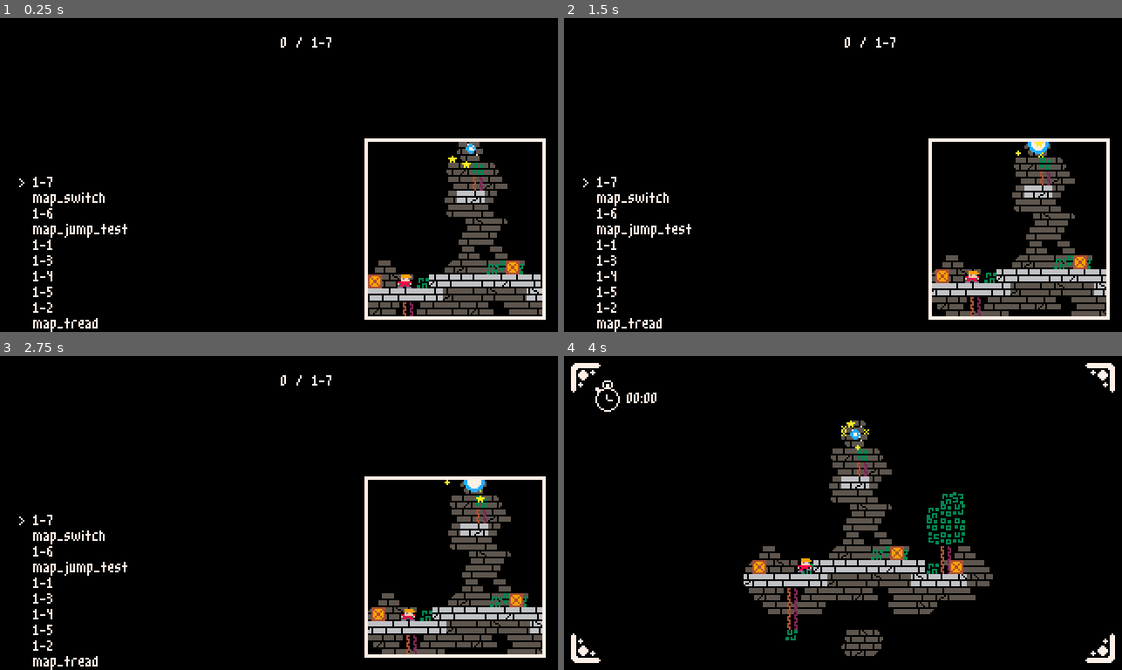
Above: before the commit, frames 1-4 (two rows, left to right).
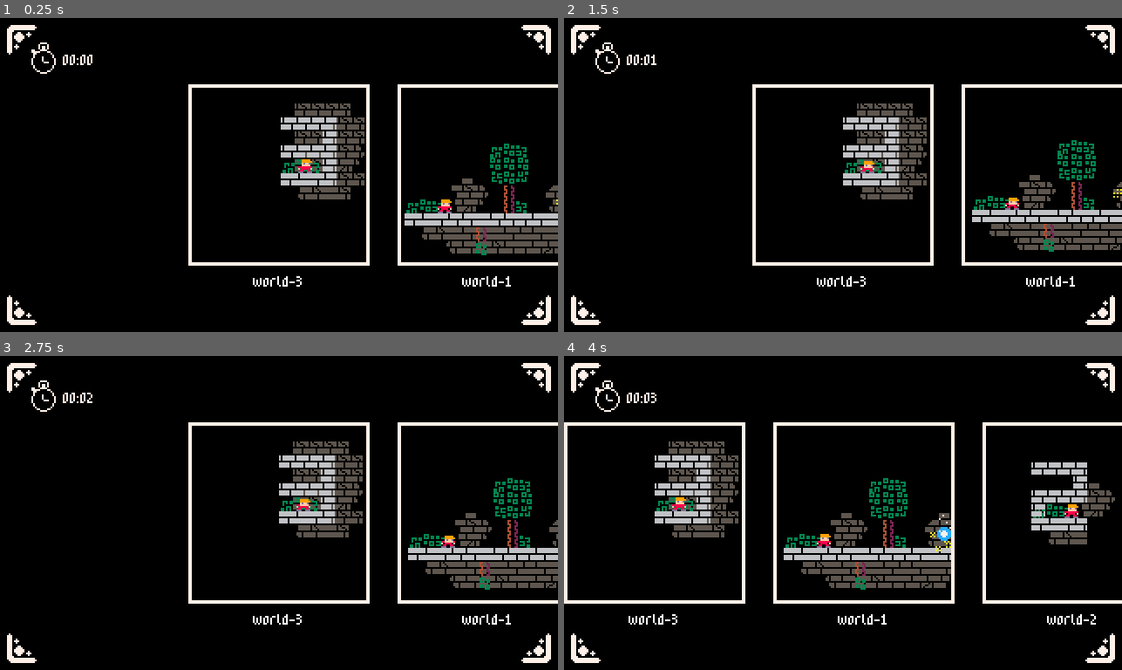
Above: after the commit, the same moments.

Repository: HarmonyHoney/tiny_crate
Game: Godot game, scene res://src/menu/select.tscn
Same seed, same stepped clock (60 frames per second), same inputs: the game is played once before the commit and once after it. Before the commit the project starts from res://src/menu/MapSelect.tscn.
Inputs (mouse positions are in pixels of both pictures, inside the frame that each line leads up to):
- Up to frame 1 (0.25 s): no input
- Up to frame 2 (1.5 s): tap Enter at 0.5 s; move the mouse to (965, 159) at 0.52 s; hold Right (right) 0.53-1.25 s; tap C (action) at 0.6 s; click (965, 159) at 0.67 s; tap X (jump) at 0.77 s; drag from (731, 190) to (815, 237) at 1.27 s
- Up to frame 3 (2.75 s): move the mouse to (334, 443) at 2.02 s; hold Left (left) from 2.03 s (still down); tap C (action) at 2.1 s
- Up to frame 4 (4 s): release Left (left) at 2.75 s; drag from (815, 575) to (675, 465) at 2.77 s; move the mouse to (1010, 560) at 3.52 s; hold Right (right) from 3.53 s (still down); tap C (action) at 3.6 s; tap X (jump) at 3.77 s

The runs differ from the first frame. In frame 1, 15% of the frame differs, in the area x 1-100%, y 2-100%; in frame 2, 15%; in frame 3, 15%; in frame 4, 17%, in the area x 0-100%, y 11-96%.

Commit message:
world/map select WIP

Diff:
--- a/project.godot
+++ b/project.godot
@@ -87,7 +87,7 @@
 [application]
 
 config/name="gdBox"
-run/main_scene="res://src/menu/MapSelect.tscn"
+run/main_scene="res://src/menu/select.tscn"
 config/icon="res://icon.png"
 
 [autoload]
--- a/src/menu/MapSelect.gd
+++ b/src/menu/MapSelect.gd
@@ -28,8 +28,6 @@
 			map_list += file_name.split(".")[0] + "\n"
 			file_name = dir.get_next()
 		dir.list_dir_end()
-
-
 	maps.append_array(map_list.split("\n", false))
 	label_list.text = map_list
 
--- /dev/null
+++ b/src/menu/select.gd
@@ -0,0 +1,59 @@
+extends Node2D
+var map_path := "res://src/menu/worlds/"
+#var map = "world-2"
+
+
+var screen : Control
+var screens : Control
+var cam : Camera2D
+var label : Label
+
+var maps = []
+
+var cursor = 0
+
+# Called when the node enters the scene tree for the first time.
+func _ready():
+	screens = $Control/Screens
+	cam = $Camera2D
+
+	screen = $Control/Screens/Screen.duplicate()
+	$Control/Screens/Screen.queue_free()
+
+	label = $Control/Label
+
+	maps = []
+	var dir = Directory.new()
+	if dir.open(map_path) == OK:
+		dir.list_dir_begin(true, true)
+		var file_name = dir.get_next()
+		while file_name:
+			print(file_name.split(".")[0])
+			maps.append(file_name.split(".")[0])
+			file_name = dir.get_next()
+		dir.list_dir_end()
+
+	for i in maps.size():
+		var new = screen.duplicate()
+		new.rect_position.x += i * 120
+		new.get_node("Label").text = maps[i]
+		screens.add_child(new)
+		view_map(new.get_node("ViewportContainer/Viewport"), maps[i])
+
+func _process(delta):
+	var btnx = btn.p("right") - btn.p("left")
+	if btnx:
+		cursor = clamp(cursor + btnx, 0, maps.size() - 1)
+		cam.position.x = 160 + cursor * 120
+		#label.text = maps[cursor]
+		#label.rect_position.x = 140 + cursor * 120
+
+func view_map(port, map):
+	for i in port.get_children():
+		i.queue_free()
+
+	if ResourceLoader.exists(map_path + map + ".tscn"):
+		var m = load(map_path + map + ".tscn").instance()
+		port.add_child(m)
+		for i in get_tree().get_nodes_in_group("player"):
+			i.set_process(false) # dont process player
--- /dev/null
+++ b/src/menu/select.tscn
@@ -0,0 +1,78 @@
+[gd_scene load_steps=3 format=2]
+
+[ext_resource path="res://src/menu/select.gd" type="Script" id=1]
+[ext_resource path="res://assets/font/m3x6.tres" type="DynamicFont" id=2]
+
+[node name="Node2D" type="Node2D"]
+position = Vector2( 1, 1 )
+script = ExtResource( 1 )
+
+[node name="Control" type="Control" parent="."]
+margin_right = 320.0
+margin_bottom = 180.0
+__meta__ = {
+"_edit_use_anchors_": false
+}
+
+[node name="Screens" type="Control" parent="Control"]
+margin_right = 40.0
+margin_bottom = 40.0
+
+[node name="Screen" type="Control" parent="Control/Screens"]
+margin_left = 110.0
+margin_top = 40.0
+margin_right = 150.0
+margin_bottom = 80.0
+__meta__ = {
+"_edit_use_anchors_": false
+}
+
+[node name="ColorRect" type="ColorRect" parent="Control/Screens/Screen"]
+margin_left = -2.00002
+margin_top = -2.0
+margin_right = 102.0
+margin_bottom = 102.0
+color = Color( 1, 0.945098, 0.909804, 1 )
+__meta__ = {
+"_edit_use_anchors_": false
+}
+
+[node name="ViewportContainer" type="ViewportContainer" parent="Control/Screens/Screen"]
+margin_left = -1.52588e-05
+margin_right = 100.0
+margin_bottom = 100.0
+__meta__ = {
+"_edit_use_anchors_": false
+}
+
+[node name="Viewport" type="Viewport" parent="Control/Screens/Screen/ViewportContainer"]
+size = Vector2( 100, 100 )
+own_world = true
+handle_input_locally = false
+render_target_update_mode = 3
+
+[node name="Label" type="Label" parent="Control/Screens/Screen"]
+margin_top = 108.0
+margin_right = 100.0
+margin_bottom = 116.0
+grow_horizontal = 2
+custom_fonts/font = ExtResource( 2 )
+text = "world 1"
+align = 1
+__meta__ = {
+"_edit_use_anchors_": false
+}
+
+[node name="Camera2D" type="Camera2D" parent="."]
+position = Vector2( 160, 90 )
+current = true
+smoothing_enabled = true
+
+[node name="CanvasLayer" type="CanvasLayer" parent="."]
+
+[node name="Control" type="Control" parent="CanvasLayer"]
+margin_right = 320.0
+margin_bottom = 180.0
+__meta__ = {
+"_edit_use_anchors_": false
+}
--- /dev/null
+++ b/src/menu/worlds/world-1.tscn
@@ -0,0 +1,55 @@
+[gd_scene load_steps=8 format=2]
+
+[ext_resource path="res://src/stage/Stage.gd" type="Script" id=1]
+[ext_resource path="res://src/stage/GameCamera.tscn" type="PackedScene" id=2]
+[ext_resource path="res://src/actor/Player.tscn" type="PackedScene" id=3]
+[ext_resource path="res://src/actor/Exit.tscn" type="PackedScene" id=4]
+[ext_resource path="res://src/stage/SolidTileMap.tscn" type="PackedScene" id=5]
+[ext_resource path="res://src/stage/SpikeTileMap.tscn" type="PackedScene" id=6]
+[ext_resource path="res://src/stage/DetailTileMap.tscn" type="PackedScene" id=7]
+
+[node name="Stage" type="Node2D"]
+script = ExtResource( 1 )
+stage_name = "1-1"
+
+[node name="SolidTileMap" parent="." instance=ExtResource( 5 )]
+tile_data = PoolIntArray( 65529, 0, 65538, 65530, 0, 65536, 65531, 0, 65538, 65532, 0, 0, 65533, 0, 0, 65534, 0, 65537, 65535, 0, 0, 0, 0, 0, 1, 0, 65538, 2, 0, 0, 3, 0, 65537, 4, 0, 0, 5, 0, 0, 6, 0, 196609 )
+
+[node name="SpikeTileMap" parent="." instance=ExtResource( 6 )]
+z_as_relative = false
+
+[node name="DetailTileMap" parent="." instance=ExtResource( 7 )]
+tile_data = PoolIntArray( -262145, 2, 0, -327680, 0, 0, -327679, -1610612734, 0, -196609, 0, 0, -262144, 0, 0, -262143, 0, 0, -131073, -1073741822, 0, -196608, 0, 0, -196607, 1610612738, 0, -131072, 1, 0, -7, 2, 0, -6, 0, 0, -5, -1610612734, 0, -65536, 1, 0, -65535, -1610612734, 0, 131070, 1, 0, 196606, 1610612736, 0 )
+
+[node name="DetailTileMap2" parent="." instance=ExtResource( 7 )]
+z_index = -11
+tile_data = PoolIntArray( -131075, 4, 4, -196604, 4, 4, -65540, 4, 65539, -65539, 4, 196608, -65538, 4, 6, -131069, 4, 196613, -131068, 4, 0, -131067, 4, 131078, -4, 4, 131075, -3, 4, 131072, -2, 4, 131078, -65533, 4, 131077, -65532, 4, 0, -65531, 4, 131076, 131066, 4, 65541, 131067, 4, 131073, 131068, 4, 65537, 131069, 4, 0, 131070, 4, 65538, 131071, 4, 65537, 65536, 4, 0, 65537, 4, 65536, 65538, 4, 0, 65539, 4, 65537, 65540, 4, 65538, 65541, 4, 196608, 65542, 4, 196614, 196604, 4, 5, 196605, 4, 0, 196606, 4, 0, 196607, 4, 131073, 131072, 4, 0, 131073, 4, 65538, 131074, 4, 0, 131075, 4, 196609, 131076, 4, 196612 )
+
+[node name="GameCamera" parent="." instance=ExtResource( 2 )]
+smoothing_enabled = false
+editor_draw_drag_margin = false
+target_influence = 0.3
+
+[node name="Actors" type="Node2D" parent="."]
+
+[node name="Player" parent="Actors" instance=ExtResource( 3 )]
+position = Vector2( -37, -8 )
+hitbox_x = 8
+hitbox_y = 8
+speed_drop_x = 1.0
+speed_drop_y = -1.0
+speed_throw_x = 1.0
+speed_throw_y = -2.3
+
+[node name="Exit" parent="Actors" instance=ExtResource( 4 )]
+position = Vector2( 33, -11 )
+gravity = 0.2
+is_moving = false
+is_solid = false
+is_colliding = false
+is_using_gravity = false
+is_using_tread = false
+dust_count = 5
+star_count = 5
+star_speed = 6
+star_orbit = 10
--- /dev/null
+++ b/src/menu/worlds/world-2.tscn
@@ -0,0 +1,56 @@
+[gd_scene load_steps=8 format=2]
+
+[ext_resource path="res://src/stage/Stage.gd" type="Script" id=1]
+[ext_resource path="res://src/stage/DetailTileMap.tscn" type="PackedScene" id=2]
+[ext_resource path="res://src/stage/GameCamera.tscn" type="PackedScene" id=3]
+[ext_resource path="res://src/actor/Player.tscn" type="PackedScene" id=4]
+[ext_resource path="res://src/actor/Exit.tscn" type="PackedScene" id=5]
+[ext_resource path="res://src/stage/SolidTileMap.tscn" type="PackedScene" id=6]
+[ext_resource path="res://src/stage/SpikeTileMap.tscn" type="PackedScene" id=7]
+
+[node name="Stage" type="Node2D"]
+script = ExtResource( 1 )
+stage_name = "1-1"
+
+[node name="SolidTileMap" parent="." instance=ExtResource( 6 )]
+tile_data = PoolIntArray( -196615, 0, 0, -196614, 0, 0, -196613, 0, 0, -196612, 0, 0, -131076, 0, 0, -65543, 0, 0, -65542, 0, 0, -65541, 0, 0, -65540, 0, 0, -7, 0, 0, 65529, 0, 65538, 65530, 0, 65536, 65531, 0, 65538, 65532, 0, 0 )
+
+[node name="SpikeTileMap" parent="." instance=ExtResource( 7 )]
+z_as_relative = false
+
+[node name="DetailTileMap" parent="." instance=ExtResource( 2 )]
+tile_data = PoolIntArray( -7, 2, 0, -6, 0, 0, -5, -1610612734, 0 )
+
+[node name="DetailTileMap2" parent="." instance=ExtResource( 2 )]
+z_index = -11
+tile_data = PoolIntArray( -131075, 4, 4, -65540, 4, 65539, -65539, 4, 196608, -65538, 4, 6, -4, 4, 131075, -3, 4, 131072, -2, 4, 131078, 131066, 4, 65541, 131067, 4, 131073, 131068, 4, 65537 )
+
+[node name="GameCamera" parent="." instance=ExtResource( 3 )]
+position = Vector2( -32, -3 )
+smoothing_enabled = false
+editor_draw_drag_margin = false
+target_influence = 0.3
+
+[node name="Actors" type="Node2D" parent="."]
+
+[node name="Player" parent="Actors" instance=ExtResource( 4 )]
+position = Vector2( -37, -8 )
+hitbox_x = 8
+hitbox_y = 8
+speed_drop_x = 1.0
+speed_drop_y = -1.0
+speed_throw_x = 1.0
+speed_throw_y = -2.3
+
+[node name="Exit" parent="Actors" instance=ExtResource( 5 )]
+position = Vector2( 33, -11 )
+gravity = 0.2
+is_moving = false
+is_solid = false
+is_colliding = false
+is_using_gravity = false
+is_using_tread = false
+dust_count = 5
+star_count = 5
+star_speed = 6
+star_orbit = 10
--- /dev/null
+++ b/src/menu/worlds/world-3.tscn
@@ -0,0 +1,56 @@
+[gd_scene load_steps=8 format=2]
+
+[ext_resource path="res://src/stage/Stage.gd" type="Script" id=1]
+[ext_resource path="res://src/stage/DetailTileMap.tscn" type="PackedScene" id=2]
+[ext_resource path="res://src/stage/GameCamera.tscn" type="PackedScene" id=3]
+[ext_resource path="res://src/actor/Player.tscn" type="PackedScene" id=4]
+[ext_resource path="res://src/actor/Exit.tscn" type="PackedScene" id=5]
+[ext_resource path="res://src/stage/SolidTileMap.tscn" type="PackedScene" id=6]
+[ext_resource path="res://src/stage/SpikeTileMap.tscn" type="PackedScene" id=7]
+
+[node name="Stage" type="Node2D"]
+script = ExtResource( 1 )
+stage_name = "1-1"
+
+[node name="SolidTileMap" parent="." instance=ExtResource( 6 )]
+tile_data = PoolIntArray( -196615, 0, 0, -196614, 0, 0, -196613, 0, 0, -196612, 0, 0, -131076, 0, 0, -65543, 0, 0, -65542, 0, 0, -65541, 0, 0, -65540, 0, 0, -4, 0, 0, 65529, 0, 65538, 65530, 0, 65536, 65531, 0, 65538, 65532, 0, 0 )
+
+[node name="SpikeTileMap" parent="." instance=ExtResource( 7 )]
+z_as_relative = false
+
+[node name="DetailTileMap" parent="." instance=ExtResource( 2 )]
+tile_data = PoolIntArray( -7, 2, 0, -6, 0, 0, -5, -1610612734, 0 )
+
+[node name="DetailTileMap2" parent="." instance=ExtResource( 2 )]
+z_index = -11
+tile_data = PoolIntArray( -262150, 4, 196608, -262149, 4, 196608, -262148, 4, 196608, -262147, 4, 196608, -196612, 4, 196608, -196611, 4, 196608, -196610, 4, 196608, -131078, 4, 196608, -131077, 4, 196608, -131076, 4, 196608, -131075, 4, 196608, -131074, 4, 196608, -65542, 4, 196608, -65541, 4, 196608, -65540, 4, 65539, -65539, 4, 196608, -65538, 4, 6, -6, 4, 196608, -5, 4, 196608, -4, 4, 131075, -3, 4, 131072, -2, 4, 131078, 65531, 4, 196608, 65532, 4, 196608, 65533, 4, 196608, 65534, 4, 196608, 131066, 4, 65541, 131067, 4, 131073, 131068, 4, 65537, 131069, 4, 196608 )
+
+[node name="GameCamera" parent="." instance=ExtResource( 3 )]
+position = Vector2( -62, 3 )
+smoothing_enabled = false
+editor_draw_drag_margin = false
+target_influence = 0.3
+
+[node name="Actors" type="Node2D" parent="."]
+
+[node name="Player" parent="Actors" instance=ExtResource( 4 )]
+position = Vector2( -46, -8 )
+hitbox_x = 8
+hitbox_y = 8
+speed_drop_x = 1.0
+speed_drop_y = -1.0
+speed_throw_x = 1.0
+speed_throw_y = -2.3
+
+[node name="Exit" parent="Actors" instance=ExtResource( 5 )]
+position = Vector2( 33, -11 )
+gravity = 0.2
+is_moving = false
+is_solid = false
+is_colliding = false
+is_using_gravity = false
+is_using_tread = false
+dust_count = 5
+star_count = 5
+star_speed = 6
+star_orbit = 10
--- /dev/null
+++ b/src/menu/worlds/world-4.tscn
@@ -0,0 +1,56 @@
+[gd_scene load_steps=8 format=2]
+
+[ext_resource path="res://src/stage/Stage.gd" type="Script" id=1]
+[ext_resource path="res://src/stage/DetailTileMap.tscn" type="PackedScene" id=2]
+[ext_resource path="res://src/stage/GameCamera.tscn" type="PackedScene" id=3]
+[ext_resource path="res://src/actor/Player.tscn" type="PackedScene" id=4]
+[ext_resource path="res://src/actor/Exit.tscn" type="PackedScene" id=5]
+[ext_resource path="res://src/stage/SpikeTileMap.tscn" type="PackedScene" id=6]
+[ext_resource path="res://src/stage/SolidTileMap.tscn" type="PackedScene" id=7]
+
+[node name="Stage" type="Node2D"]
+script = ExtResource( 1 )
+stage_name = "1-1"
+
+[node name="SolidTileMap" parent="." instance=ExtResource( 7 )]
+tile_data = PoolIntArray( -196615, 0, 0, -196612, 0, 0, -131079, 0, 0, -131076, 0, 0, -65543, 0, 0, -65542, 0, 0, -65541, 0, 0, -65540, 0, 0, -4, 0, 0, 65532, 0, 0 )
+
+[node name="SpikeTileMap" parent="." instance=ExtResource( 6 )]
+z_as_relative = false
+
+[node name="DetailTileMap" parent="." instance=ExtResource( 2 )]
+tile_data = PoolIntArray( -262151, 2, 0, -262148, 2, 0, -131080, -1073741822, 0, 65531, -1073741822, 0 )
+
+[node name="DetailTileMap2" parent="." instance=ExtResource( 2 )]
+z_index = -11
+tile_data = PoolIntArray( -262149, 4, 0, -262148, 4, 0, -262147, 4, 0, -196614, 4, 0, -196613, 4, 0, -196612, 4, 0, -196611, 4, 0, -131078, 4, 196608, -131077, 4, 0, -131076, 4, 0, -131075, 4, 0, -65542, 4, 196608, -65541, 4, 196608, -65540, 4, 65539, -65539, 4, 0, -6, 4, 196608, -5, 4, 196608, -4, 4, 131075, -3, 4, 0, 65533, 4, 0 )
+
+[node name="GameCamera" parent="." instance=ExtResource( 3 )]
+position = Vector2( -41, -14 )
+smoothing_enabled = false
+editor_draw_drag_margin = false
+target_influence = 0.3
+
+[node name="Actors" type="Node2D" parent="."]
+
+[node name="Player" parent="Actors" instance=ExtResource( 4 )]
+position = Vector2( -42, -24 )
+hitbox_x = 8
+hitbox_y = 8
+speed_drop_x = 1.0
+speed_drop_y = -1.0
+speed_throw_x = 1.0
+speed_throw_y = -2.3
+
+[node name="Exit" parent="Actors" instance=ExtResource( 5 )]
+position = Vector2( 33, -11 )
+gravity = 0.2
+is_moving = false
+is_solid = false
+is_colliding = false
+is_using_gravity = false
+is_using_tread = false
+dust_count = 5
+star_count = 5
+star_speed = 6
+star_orbit = 10
